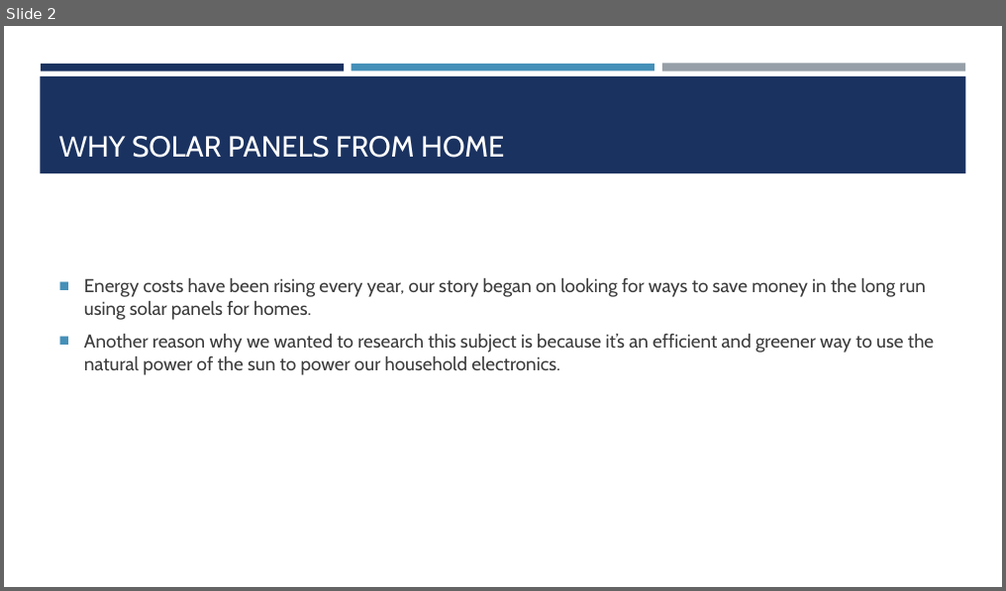
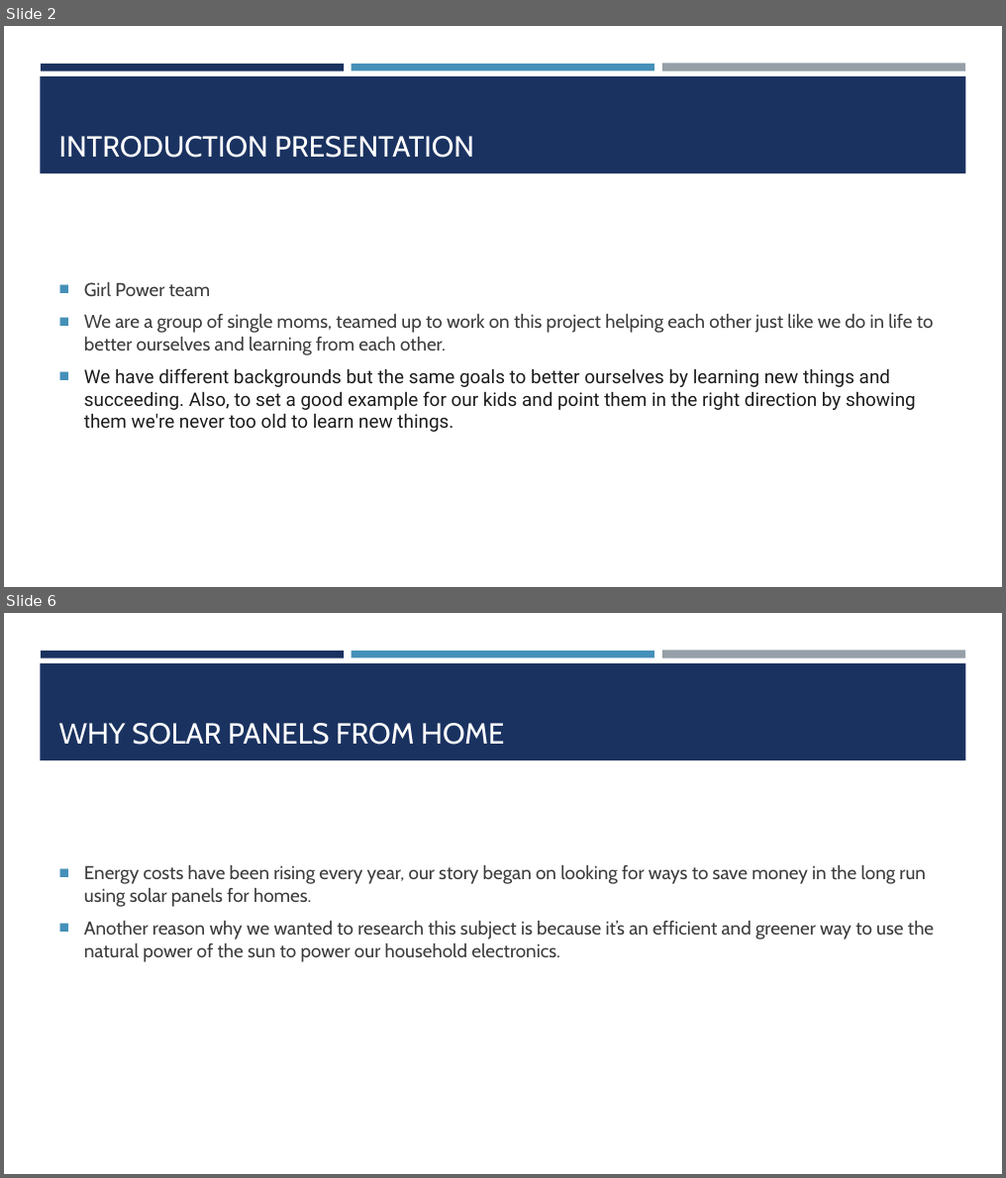
Before and after one commit to Claudy427/Final_Project, a slide deck: Solar Panels for homes.pptx. Shown one above the other, each under a label of ours: slide 2 before the commit, slides 2 and 6 after it; the slides between them are not shown. The pictures are 1006x591 and 1006x1178 pixels, drawn with LibreOffice and Linux fonts; fonts in the diff are those of the drawing. Boxes give left, top, right and bottom in pixels: in the first picture for what was removed or moved away, otherwise in the second. Text is boxed around its words. In the diff, an @@ line names an element or a change of style, - is before the commit and + after.

```diff
--- a/Solar Panels for homes.pptx
+++ b/Solar Panels for homes.pptx
@@ slide 2 added at <box>4,26,1002,587</box>, background #FFFFFF; not listed: 4 template elements that a slide beside it also shows @@
@@ title added at <box>59,136,474,158</box>, 28 pt, text #FFFFFF @@
+INTRODUCTION PRESENTATION
@@ text added at <box>84,282,934,432</box>, 18 pt, text #1D1C1D @@
+■ Girl Power team
+■ We are a group of single moms, teamed up to work on this project helping each other just like we do in life to better ourselves and learning from each other.
+■ We have different backgrounds but the same goals to better ourselves by learning new things and succeeding. Also, to set a good example for our kids and point them in the right direction by showing them we're never too old to learn new things.
@@ what was slide 2 is now slide 6 @@
```
Also in this commit, not shown: 1 slide changed, 4 other slides added.
